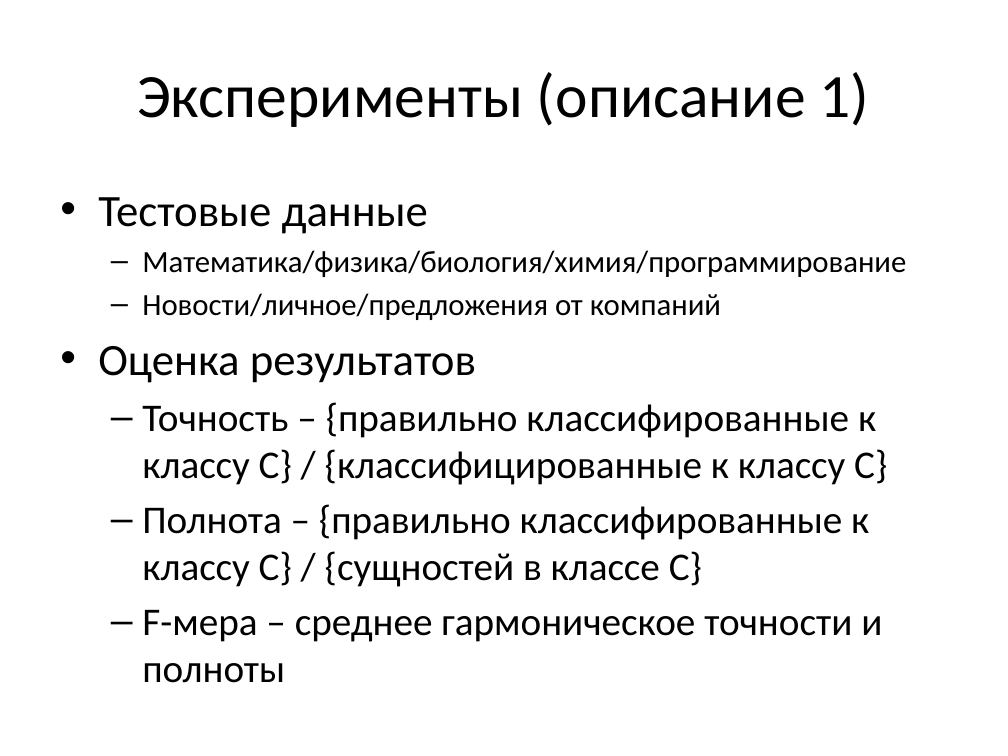
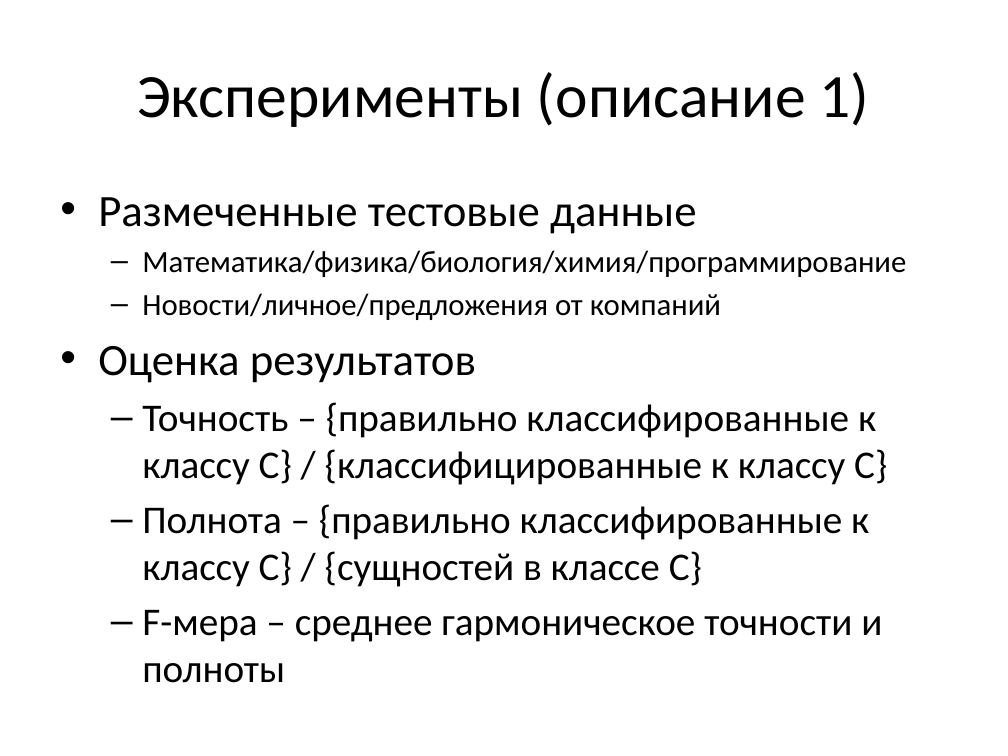
Before and after one commit to ttim/Diploma, a slide deck: slide 6 of docs/diploma.pptx. Drawn at 1008x756 pixels with LibreOffice and Linux fonts; fonts in the diff are those of the drawing. Boxes give left, top, right and bottom in pixels: in the first picture for what was removed or moved away, otherwise in the second. Text is boxed around its words. In the diff, an @@ line names an element or a change of style, - is before the commit and + after.

Commit message:
presentation is updated and text is added

```diff
--- a/docs/diploma.pptx
+++ b/docs/diploma.pptx
@@ text at bbox=[98, 197, 696, 234]: text changed @@
-• Тестовые данные
+• Размеченные тестовые данные
```
Also in this commit, not shown: 6 other slides changed, 30 other files.
